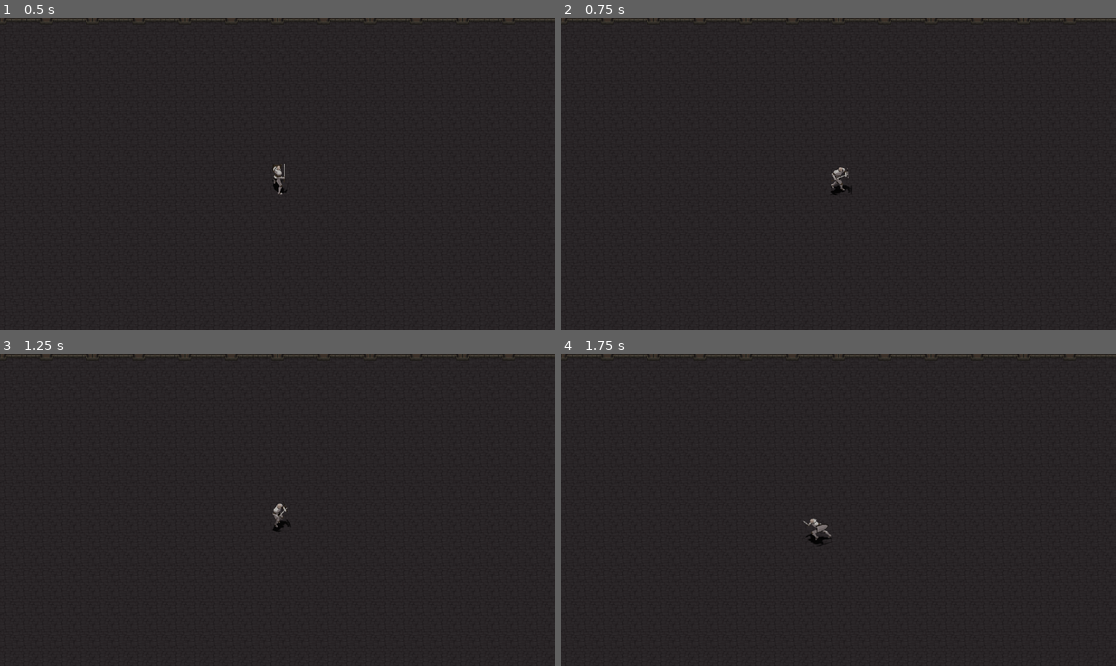
Above: before the commit, frames 1-4 (two rows, left to right).
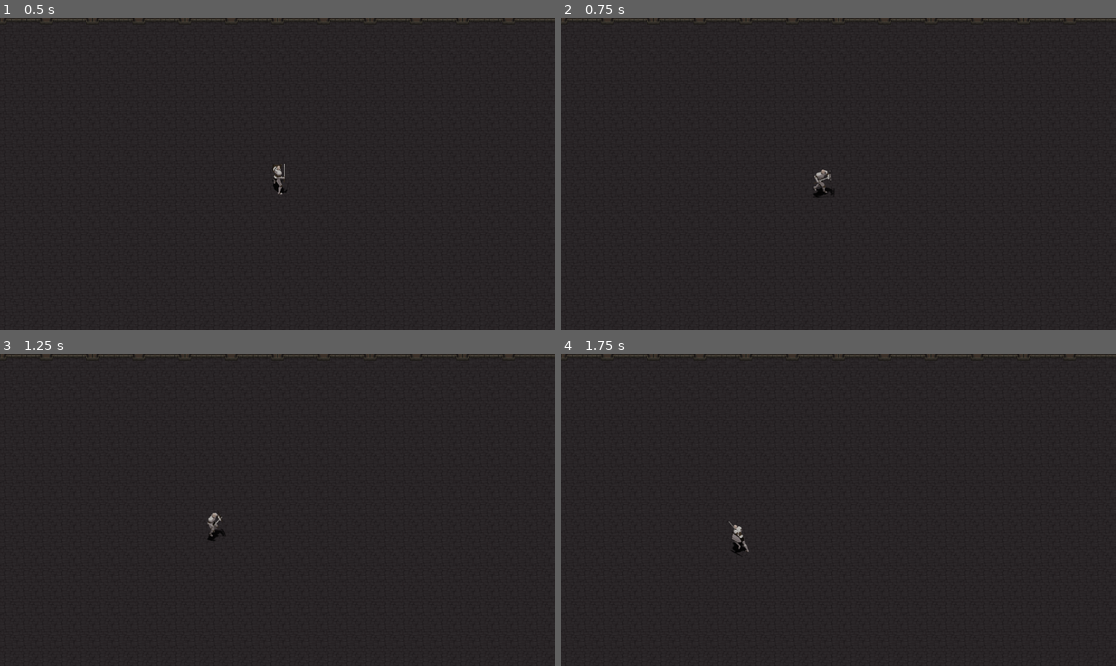
Above: after the commit, the same moments.

Repository: Aheuf/prpg
Game: Godot game, scene res://levels/sandbox_level.tscn
Same seed, same stepped clock (60 frames per second), same inputs: the game is played once before the commit and once after it.
Inputs (mouse positions are in pixels of both pictures, inside the frame that each line leads up to):
- Up to frame 1 (0.5 s): no input
- Up to frame 2 (0.75 s): tap Enter at 0.5 s; move the mouse to (960, 158) at 0.52 s; hold D (player_strafe_right) from 0.53 s (still down); hold S (player_go_away) from 0.53 s (still down)
- Up to frame 3 (1.25 s): keep holding D (player_strafe_right); keep holding S (player_go_away)
- Up to frame 4 (1.75 s): move the mouse to (727, 525) at 1.27 s; release D (player_strafe_right) at 1.28 s; release S (player_go_away) at 1.28 s; hold A (player_strafe_left) from 1.28 s (still down); tap W (player_deplacement_animation) at 1.35 s; tap S (player_go_away) at 1.55 s

Frame 1 is identical in both runs. In frame 2, 0.3% of the frame differs, in the area x 45-53%, y 47-58%; in frame 3, 0.2%; in frame 4, 0.3%, in the area x 30-49%, y 52-65%.

Commit message:
fix: backward movement

Diff:
--- a/characters/player/scripts/player.gd
+++ b/characters/player/scripts/player.gd
@@ -10,7 +10,7 @@
 func _ready() -> void:
 	$player_animated_sprite.play("idle_top")
 
-func _physics_process(delta: float) -> void:
+func _physics_process(_delta: float) -> void:
 	move_and_slide()
 	look = update_gaze()
 	player_animation = update_animation()
@@ -81,18 +81,18 @@
 
 	# setup de la vitesse de déplacement
 	match player_animation:
-		"run" :
+		"run", "run_backward" :
 			deplacement_speed = RUN_SPEED
 			max_deplacement_speed = RUN_MAX_SPEED
 		"walk" :
 			deplacement_speed = WALK_SPEED
 			max_deplacement_speed = WALK_MAX_SPEED
-
+	print(player_animation)
 	if Input.is_action_pressed("player_go_towards") or Input.is_action_pressed("player_go_away"):
 		move_forward_or_backward(max_deplacement_speed)
 	elif Input.is_action_pressed("player_strafe_right") or Input.is_action_pressed("player_strafe_left"):
 		if global_position.distance_to(mouse_position) > recorded_distance:
-			velocity = global_position.direction_to(mouse_position) * RUN_MAX_SPEED
+			velocity = global_position.direction_to(mouse_position) * max_deplacement_speed
 		move_strafe(deplacement_speed, max_deplacement_speed)
 	else:
 		velocity.y = lerp(velocity.y, 0.00, FRICTION)
@@ -102,7 +102,6 @@
 	if Input.is_action_pressed("player_go_towards") and not Input.is_action_pressed("player_go_away"):
 		velocity = global_position.direction_to(mouse_position) * max_deplacement_speed
 	elif Input.is_action_pressed("player_go_away") and not Input.is_action_pressed("player_go_towards"):
-		#TODO /!\/!\/!\ ne fonctionne pas /!\/!\/!\
 		velocity = - global_position.direction_to(mouse_position) * max_deplacement_speed
 	recorded_distance = global_position.distance_to(mouse_position)
 
--- a/project.godot
+++ b/project.godot
@@ -45,14 +45,6 @@
 "events": [Object(InputEventKey,"resource_local_to_scene":false,"resource_name":"","device":-1,"window_id":0,"alt_press …(192 unchanged characters)…
 ]
 }
-player_walk_animation={
-"deadzone": 0.5,
-"events": [Object(InputEventKey,"resource_local_to_scene":false,"resource_name":"","device":-1,"window_id":0,"alt_pressed":false,"shift_pressed":true,"ctrl_pressed":false,"meta_pressed":false,"pressed":false,"keycode":0,"physical_keycode":87,"key_label":0,"unicode":122,"location":0,"echo":false,"script":null)
-, Object(InputEventKey,"resource_local_to_scene":false,"resource_name":"","device":-1,"window_id":0,"alt_pressed":false,"shift_pressed":true,"ctrl_pressed":false,"meta_pressed":false,"pressed":false,"keycode":0,"physical_keycode":65,"key_label":0,"unicode":113,"location":0,"echo":false,"script":null)
-, Object(InputEventKey,"resource_local_to_scene":false,"resource_name":"","device":-1,"window_id":0,"alt_pressed":false,"shift_pressed":true,"ctrl_pressed":false,"meta_pressed":false,"pressed":false,"keycode":0,"physical_keycode":83,"key_label":0,"unicode":115,"location":0,"echo":false,"script":null)
-, Object(InputEventKey,"resource_local_to_scene":false,"resource_name":"","device":-1,"window_id":0,"alt_pressed":false,"shift_pressed":true,"ctrl_pressed":false,"meta_pressed":false,"pressed":false,"keycode":0,"physical_keycode":68,"key_label":0,"unicode":100,"location":0,"echo":false,"script":null)
-]
-}
 player_walk_towards={
 "deadzone": 0.5,
 "events": [Object(InputEventKey,"resource_local_to_scene":false,"resource_name":"","device":-1,"window_id":0,"alt_press …(191 unchanged characters)…
